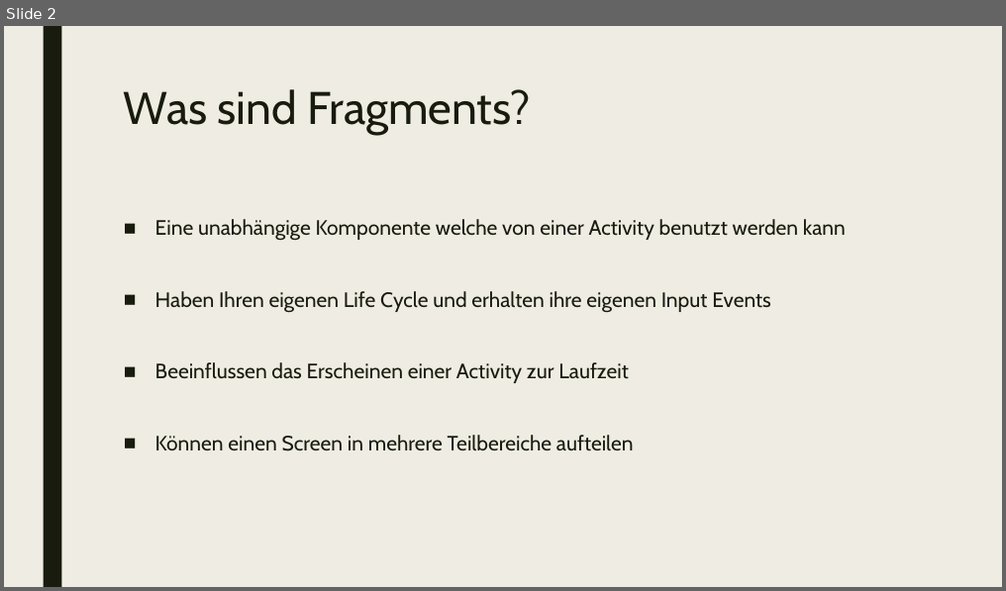
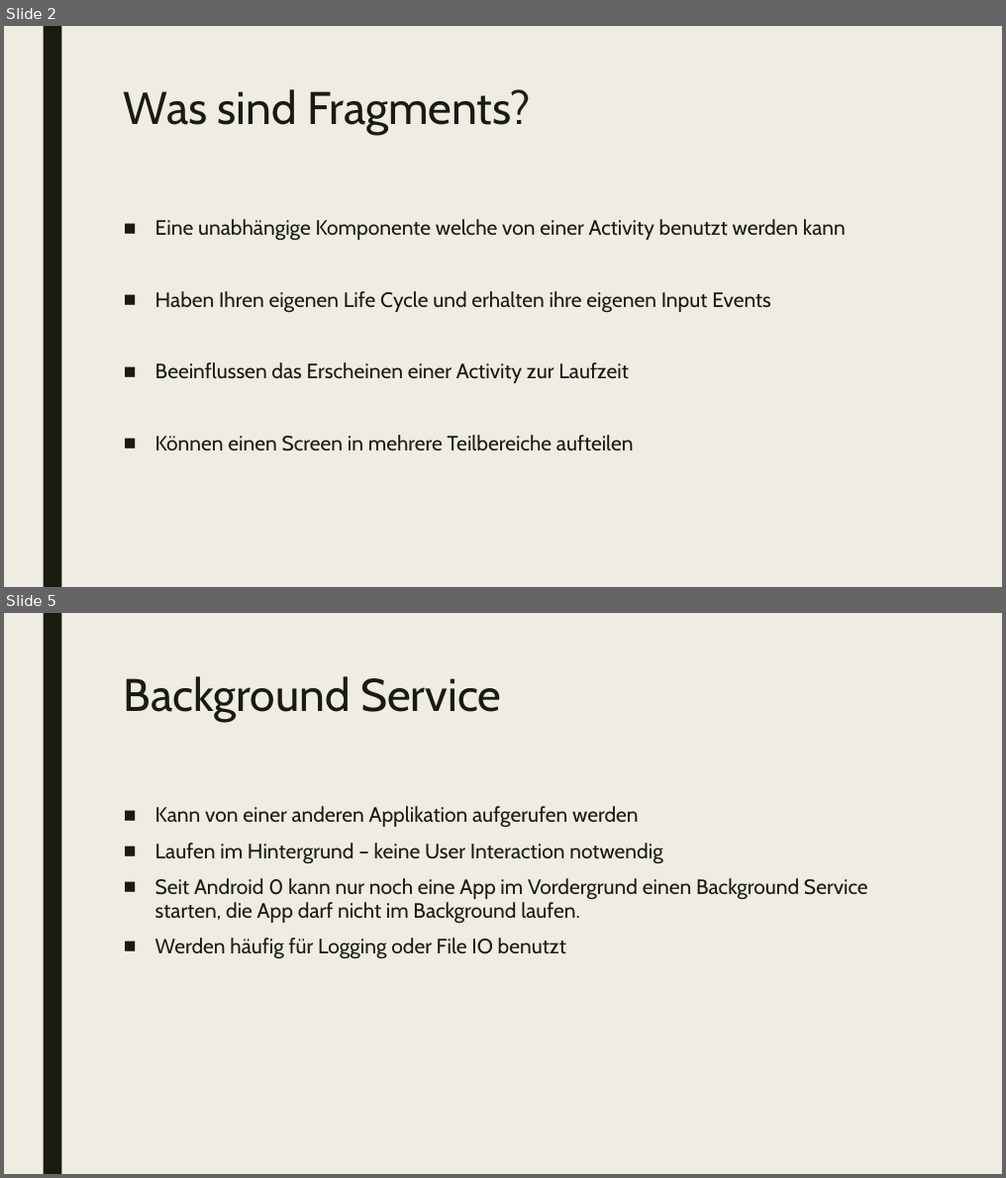
Before and after one commit to EricBuchinger/NVS_Referat, a slide deck: Fragments and Services.pptx. Shown one above the other, each under a label of ours: slide 2 before the commit, slides 2 and 5 after it; the slides between them are not shown. The pictures are 1006x591 and 1006x1178 pixels, drawn with LibreOffice and Linux fonts; fonts in the diff are those of the drawing. Boxes give left, top, right and bottom in pixels: in the first picture for what was removed or moved away, otherwise in the second. Text is boxed around its words. In the diff, an @@ line names an element or a change of style, - is before the commit and + after.

```diff
--- a/Fragments and Services.pptx
+++ b/Fragments and Services.pptx
@@ slide 5 added at <box>4,613,1002,1174</box>, background #EFEDE3; not listed: 1 template element that a slide beside it also shows @@
@@ title added at <box>124,676,501,722</box>, 44 pt, text #191B0E @@
+Background Service
@@ text added at <box>155,806,868,959</box>, 20 pt, text #191B0E @@
+■ Kann von einer anderen Applikation aufgerufen werden
+■ Laufen im Hintergrund – keine User Interaction notwendig
+■ Seit Android 0 kann nur noch eine App im Vordergrund einen Background Service starten, die App darf nicht im Background laufen.
+■ Werden häufig für Logging oder File IO benutzt
```
Also in this commit, not shown: 5 other slides added, 11 other files.
